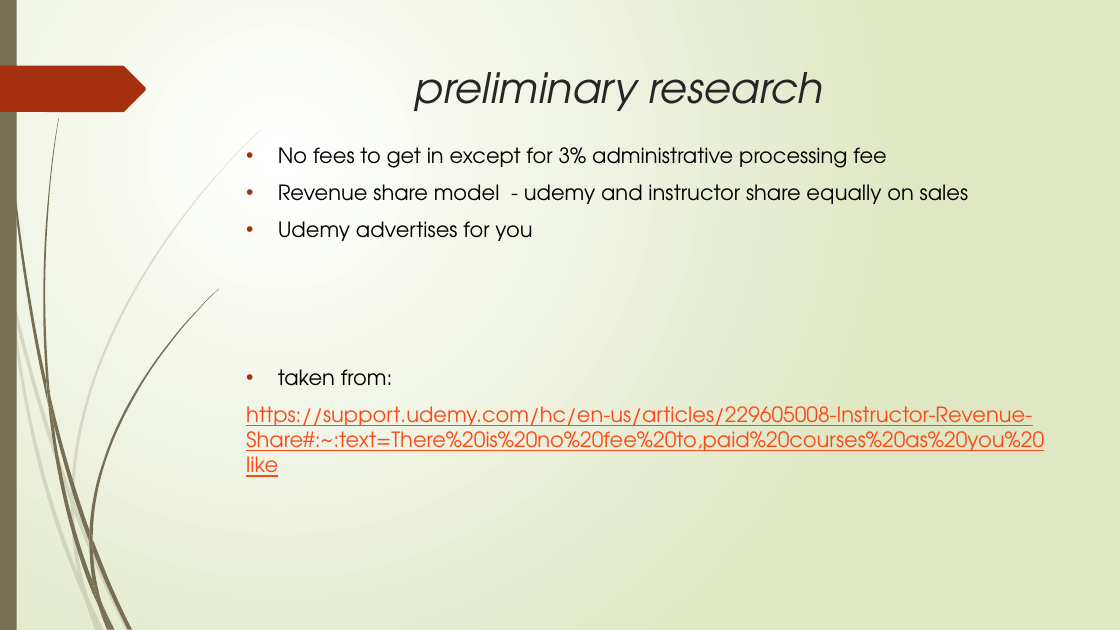
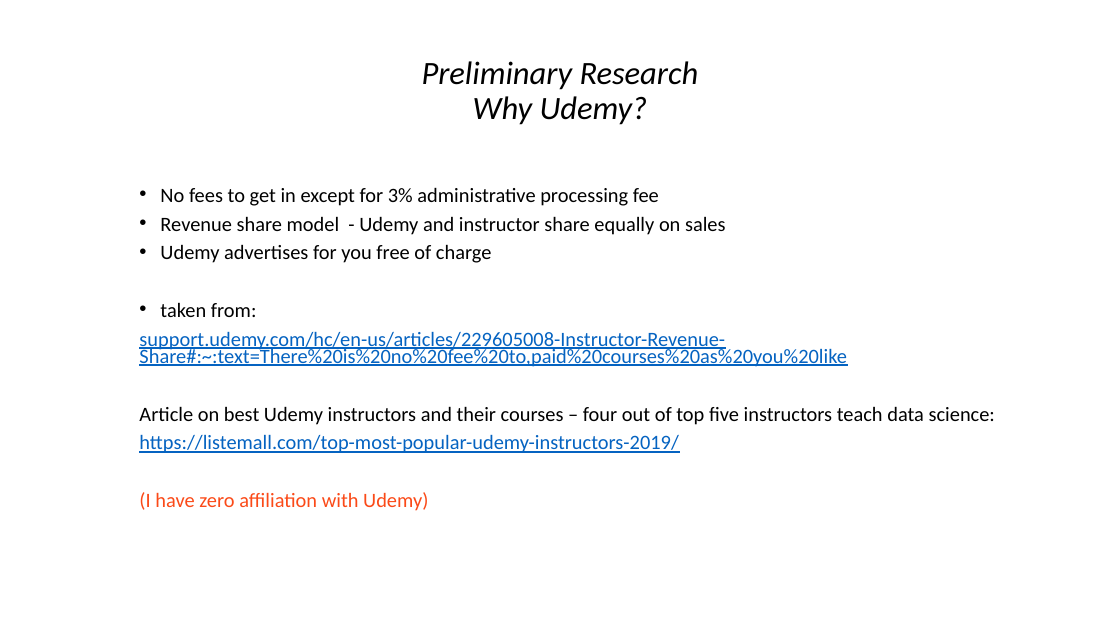
Before and after one commit to Khamanna/Udemy-Selenium, a slide deck: slide 2 of PPUdemyPresentation.pptx. Drawn at 1120x630 pixels with LibreOffice and Linux fonts; fonts in the diff are those of the drawing. Boxes give left, top, right and bottom in pixels: in the first picture for what was removed or moved away, otherwise in the second. Text is boxed around its words. In the diff, an @@ line names an element or a change of style, - is before the commit and + after.

```diff
--- a/PPUdemyPresentation.pptx
+++ b/PPUdemyPresentation.pptx
@@ background gradient #FFFFFF to #DFE8C4 to #FFFFFF @@
@@ rectangle removed at [0, 0, 17, 630] @@
@@ title "Preliminary Research Why Udemy?" at [422, 61, 699, 125]: vertical alignment top to middle @@
@@ freeform shape removed at [0, 66, 146, 112] @@
@@ title at [422, 61, 699, 125]: text changed; size 36 to 27.9 pt; font TeX Gyre Adventor to Calibri; text colour #262626 to #000000 @@
-preliminary research
+Preliminary Research
+Why Udemy?
@@ text "No fees to get in ...": place and size @@
-text "No fees to get in ..." at [246, 147, 1044, 457]
+text "No fees to get in ..." at [139, 187, 995, 511]
@@ text at [160, 187, 659, 317]: size 18 to 17.5 pt, font TeX Gyre Adventor to Calibri in "No fees to get in except for ...", "taken from:"; indent changed; line spacing 1 to 0.7 @@
@@ text at [160, 216, 726, 263]: text changed; size 18 to 17.5 pt; font TeX Gyre Adventor to Calibri @@
-• Revenue share model - udemy and instructor share equally on sales
-• Udemy advertises for you
+• Revenue share model - Udemy and instructor share equally on sales
+• Udemy advertises for you free of charge
@@ text at [139, 331, 995, 511]: text changed; size 18 to 17.5 pt; font TeX Gyre Adventor to Calibri; text colour #FB4A18 to #0563C1 @@
-https://support.udemy.com/hc/en-us/articles/229605008-Instructor-Revenue-Share#:~:text=There%20is%20no%20fee%20to,paid%20courses%20as%20you%20like
+support.udemy.com/hc/en-us/articles/229605008-Instructor-Revenue-Share#:~:text=There%20is%20no%20fee%20to,paid%20courses%20as%20you%20like
+Article on best Udemy instructors and their courses – four out of top five instructors teach data science:
+https://listemall.com/top-most-popular-udemy-instructors-2019/
+(I have zero affiliation with Udemy)
@@ group removed at [0, 129, 262, 630]: 10 freeform shapes @@
@@ group removed at [3, 0, 218, 630]: 12 freeform shapes @@
```
Also in this commit, not shown: 11 other slides changed, 5 slides added, 5 slides removed, 1 other file.
